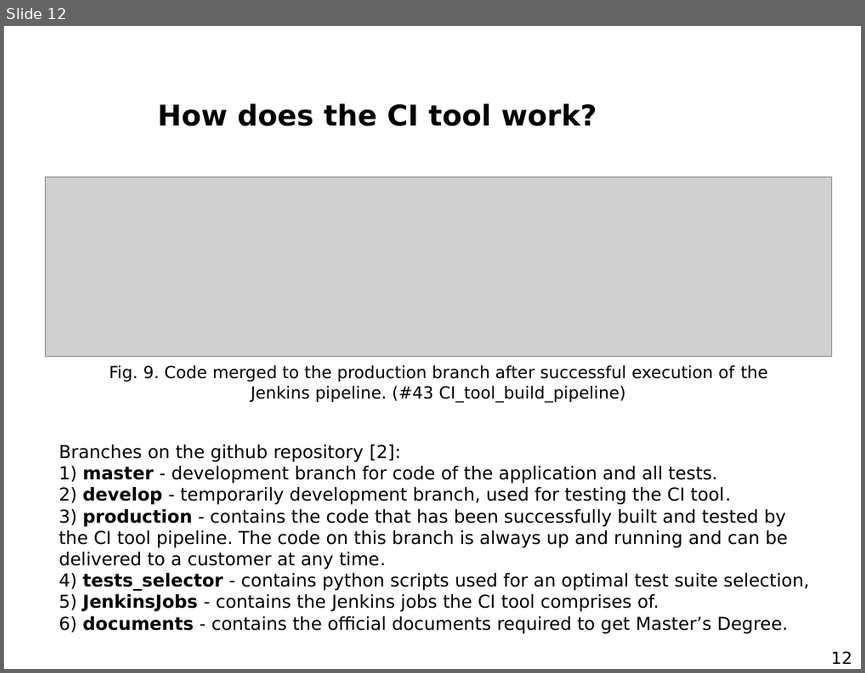
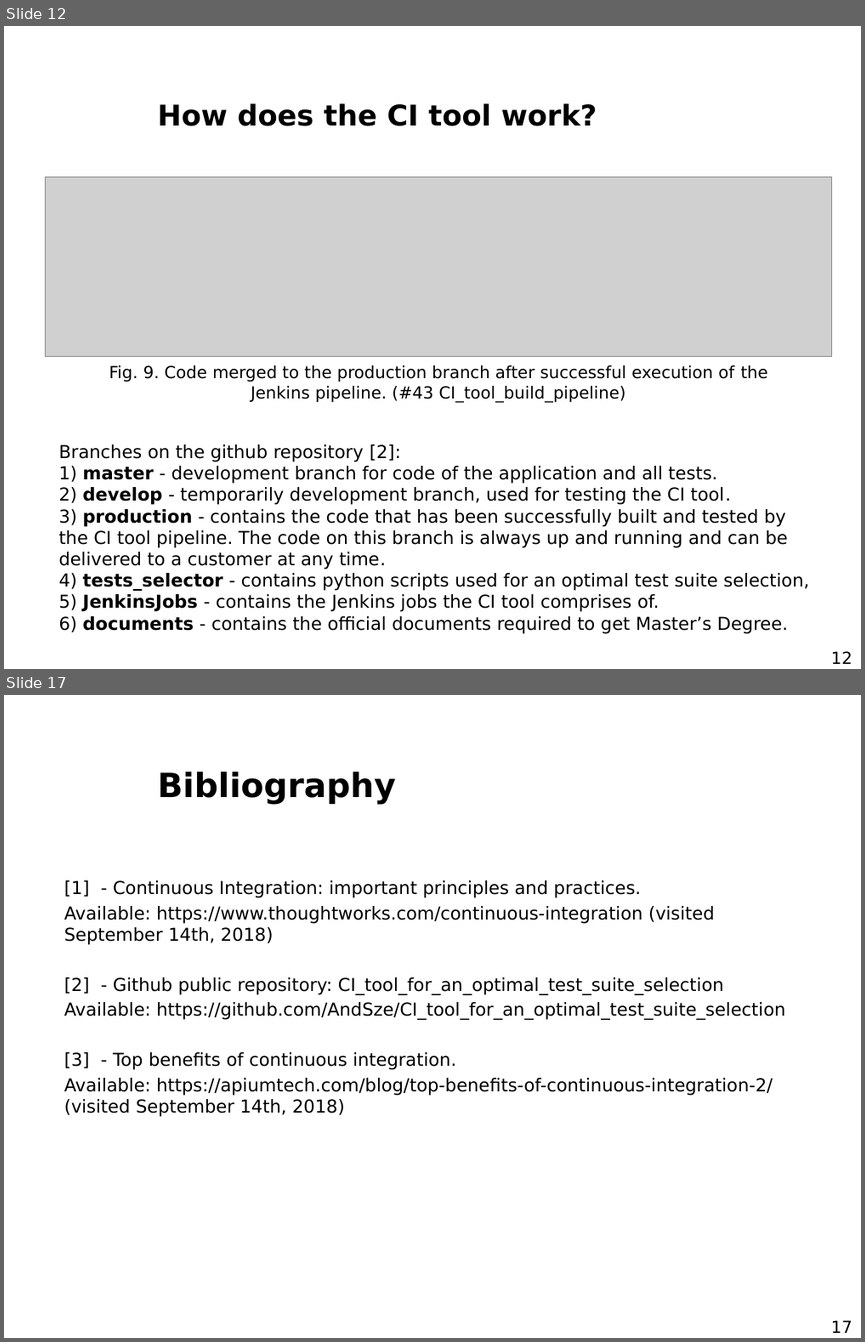
Before and after one commit to AndSze/CI_tool_for_an_optimal_test_suite_selection, a slide deck: Andrzej_Szewczyk_Prezentacja_Seminarium_Dyplomowe.pptx. Shown one above the other, each under a label of ours: slide 12 before the commit, slides 12 and 17 after it; the slides between them are not shown. The pictures are 865x673 and 865x1342 pixels, drawn with LibreOffice and Linux fonts; fonts in the diff are those of the drawing; grey boxes stand for pictures; background and template pictures are left out. Boxes give left, top, right and bottom in pixels: in the first picture for what was removed or moved away, otherwise in the second. Text is boxed around its words. In the diff, an @@ line names an element or a change of style, - is before the commit and + after.

Commit message:
Final version of the presentation about the CI tool

```diff
--- a/Andrzej_Szewczyk_Prezentacja_Seminarium_Dyplomowe.pptx
+++ b/Andrzej_Szewczyk_Prezentacja_Seminarium_Dyplomowe.pptx
@@ slide 17 added at (x1=4, y1=695, x2=861, y2=1338), background picture (left out) @@
@@ title added at (x1=158, y1=771, x2=396, y2=805), 28 pt, text #000000, bold @@
+Bibliography
@@ text added at (x1=64, y1=880, x2=785, y2=1117), 15 pt, text #000000 @@
+[1] - Continuous Integration: important principles and practices.
+Available: https://www.thoughtworks.com/continuous-integration (visited September 14th, 2018)
+[2] - Github public repository: CI_tool_for_an_optimal_test_suite_selection
+Available: https://github.com/AndSze/CI_tool_for_an_optimal_test_suite_selection
+[3] - Top benefits of continuous integration.
+Available: https://apiumtech.com/blog/top-benefits-of-continuous-integration-2/ (visited September 14th, 2018)
@@ page number added at (x1=831, y1=1320, x2=852, y2=1333), 14 pt, text #000000 @@
+17
```
Also in this commit, not shown: 4 slides changed, 4 other slides added, 1 slide removed.
